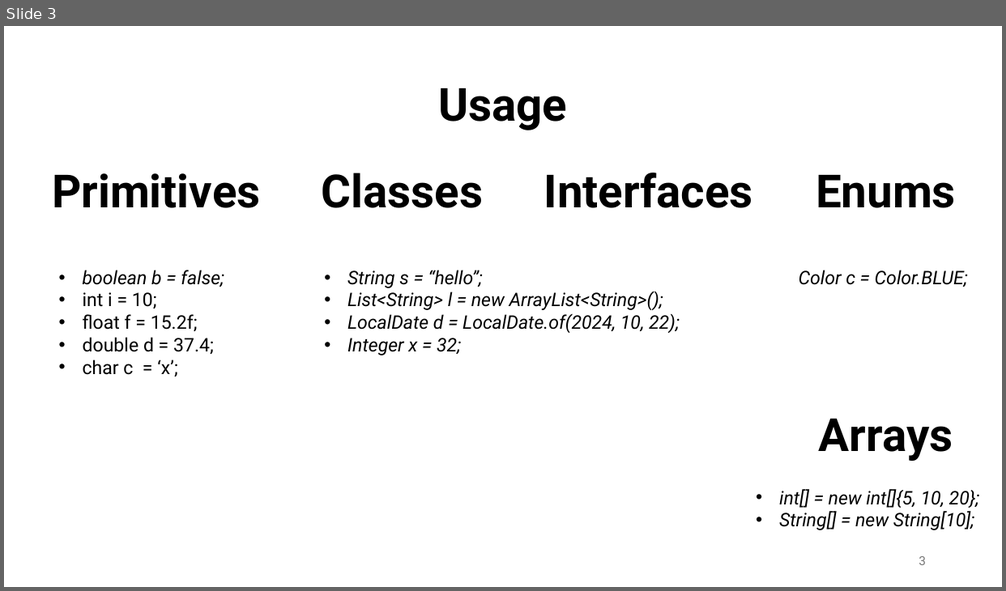
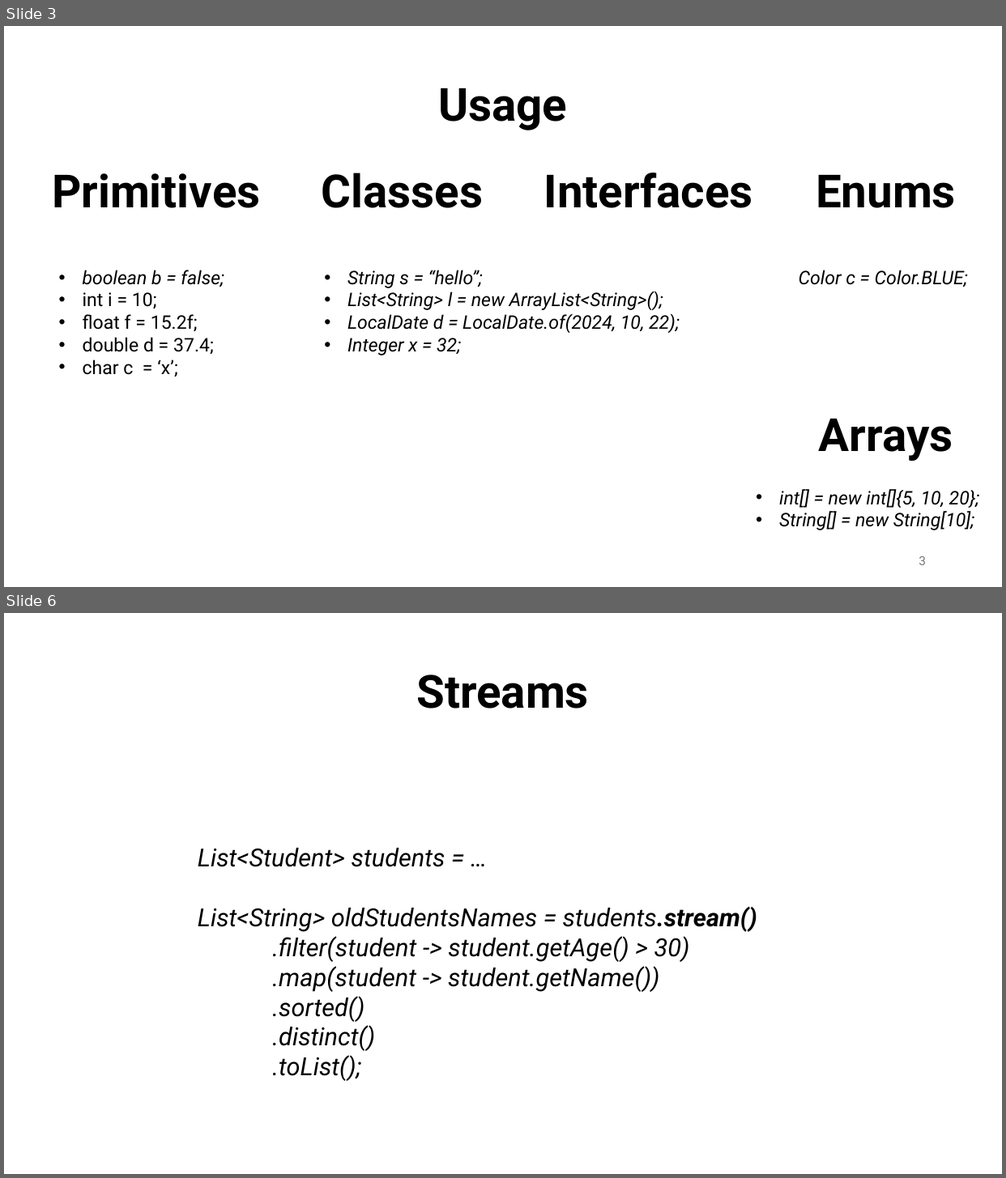
Before and after one commit to aminebag/distributed_systems, a slide deck: java.pptx. Shown one above the other, each under a label of ours: slide 3 before the commit, slides 3 and 6 after it; the slides between them are not shown. The pictures are 1006x591 and 1006x1178 pixels, drawn with LibreOffice and Linux fonts; fonts in the diff are those of the drawing. Boxes give left, top, right and bottom in pixels: in the first picture for what was removed or moved away, otherwise in the second. Text is boxed around its words. In the diff, an @@ line names an element or a change of style, - is before the commit and + after.

```diff
--- a/java.pptx
+++ b/java.pptx
@@ slide 6 added at bbox=[4, 613, 1002, 1174], background #FFFFFF @@
@@ text added at bbox=[417, 675, 589, 709], 44 pt, text #000000, bold @@
+Streams
@@ text added at bbox=[198, 848, 757, 1081], 24 pt, text #000000, italic @@
+List<Student> students = …
+List<String> oldStudentsNames = students.stream()
+.filter(student -> student.getAge() > 30)
+.map(student -> student.getName())
+.sorted()
+.distinct()
+.toList();
```
Also in this commit, not shown: 6 slides changed, 6 other slides added, 1 slide removed, 1 other file.
